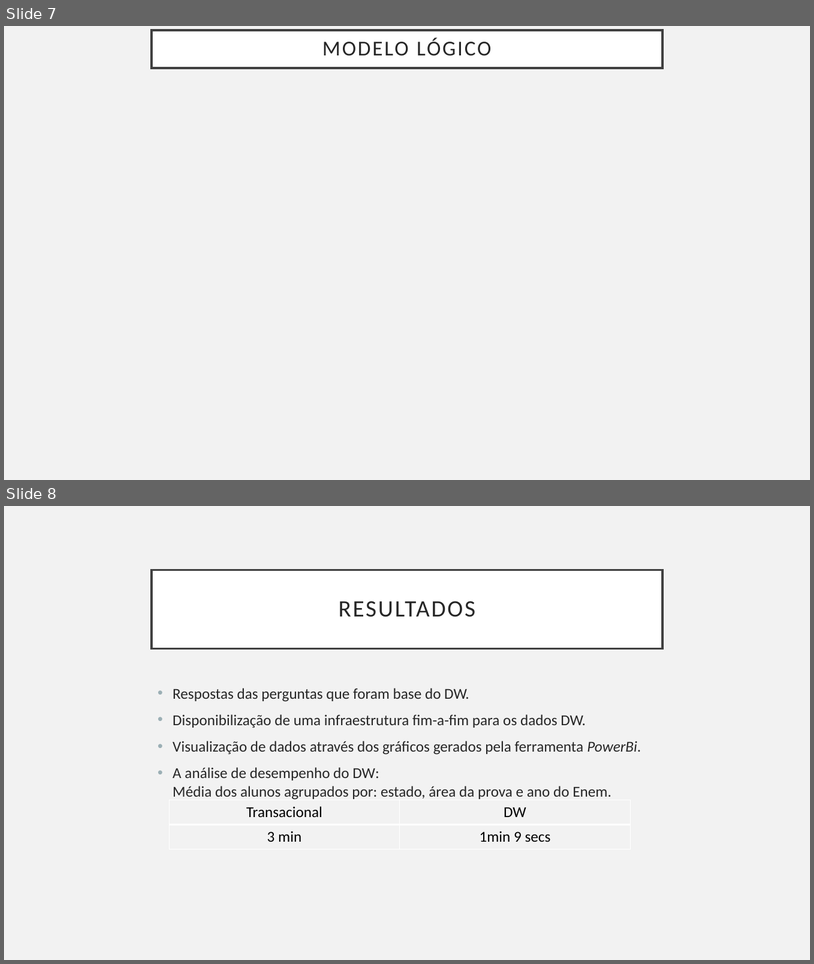
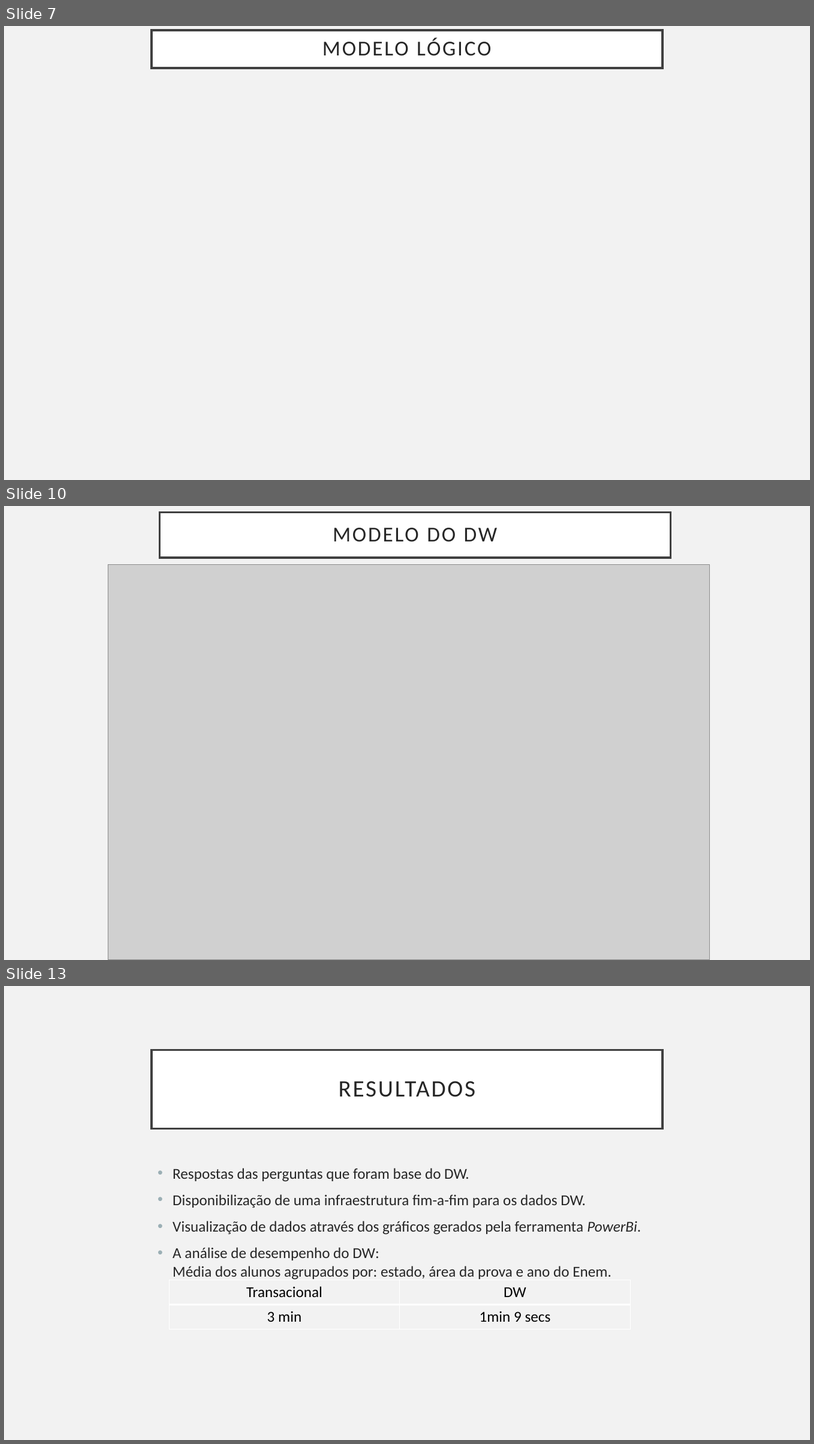
Before and after one commit to martins9/repositoriomonografia, a slide deck: Apresentação_Monografia.pptx. Shown one above the other, each under a label of ours: slides 7 and 8 before the commit, slides 7, 10 and 13 after it; the slides between them are not shown. The pictures are 814x964 and 814x1444 pixels, drawn with LibreOffice and Linux fonts; fonts in the diff are those of the drawing; grey boxes stand for pictures; background and template pictures are left out. Boxes give left, top, right and bottom in pixels: in the first picture for what was removed or moved away, otherwise in the second. Text is boxed around its words. In the diff, an @@ line names an element or a change of style, - is before the commit and + after.

```diff
--- a/Apresentação_Monografia.pptx
+++ b/Apresentação_Monografia.pptx
@@ slide 10 added at [4, 506, 810, 960], background #F2F2F2 @@
@@ title added at [159, 513, 671, 558], fill #FFFFFF, outline #404040 2.5 pt, 25.2 pt, text #262626 @@
+MODELO DO DW
@@ picture added at [108, 565, 710, 960] @@
@@ what was slide 8 is now slide 13 @@
```
Also in this commit, not shown: 4 other slides added.
